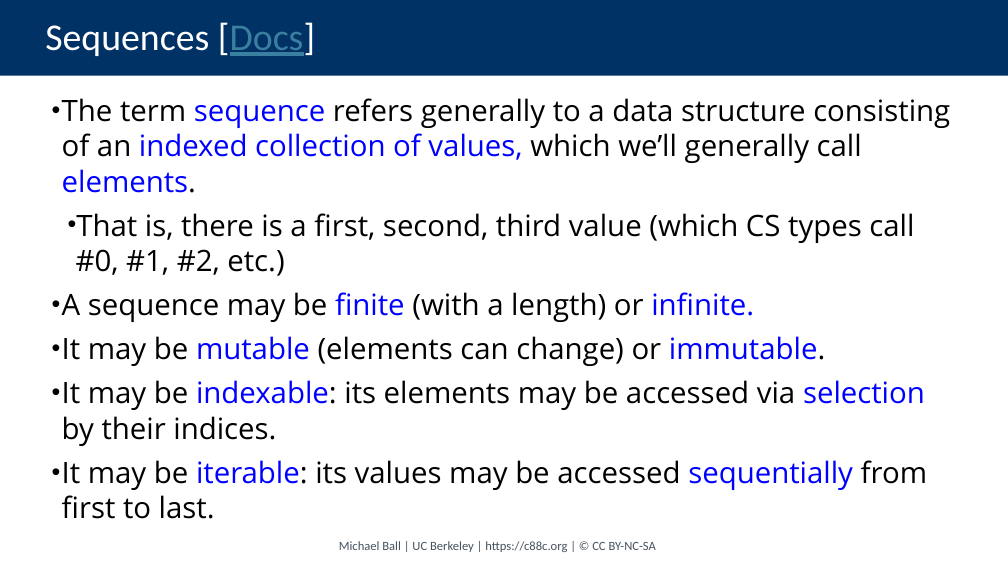
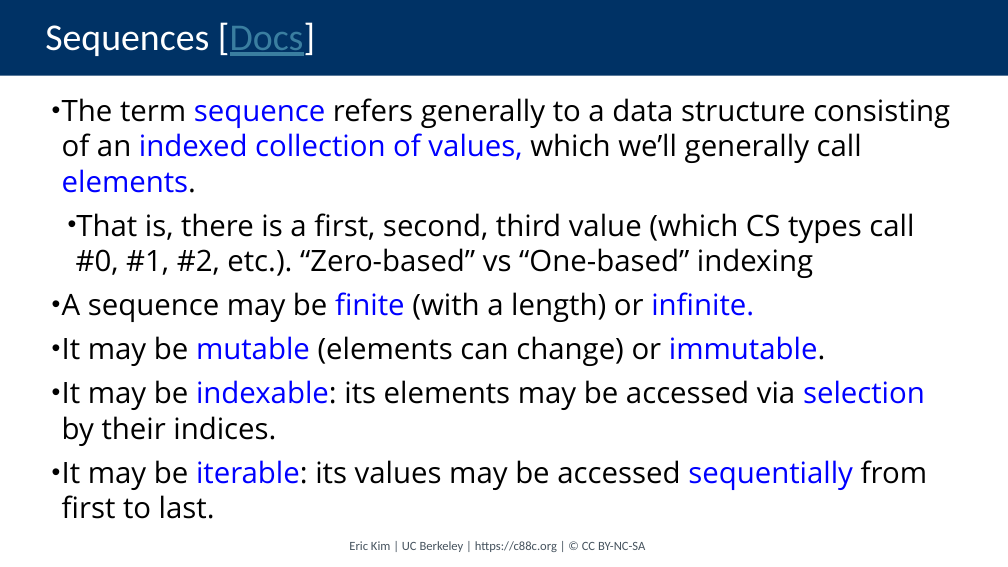
Before and after one commit to cs88-website/su24, a slide deck: slide 22 of assets/slides/su24/04-Sequences.pptx (slide 25 before the commit). Drawn at 1008x567 pixels with LibreOffice and Linux fonts; fonts in the diff are those of the drawing. Boxes give left, top, right and bottom in pixels: in the first picture for what was removed or moved away, otherwise in the second. Text is boxed around its words. In the diff, an @@ line names an element or a change of style, - is before the commit and + after.

```diff
--- a/assets/slides/su24/04-Sequences.pptx
+++ b/assets/slides/su24/04-Sequences.pptx
@@ text at box(76, 213, 914, 278): text changed @@
-  • That is, there is a first, second, third value (which CS types call #0, #1, #2, etc.)
+  • That is, there is a first, second, third value (which CS types call #0, #1, #2, etc.). “Zero-based” vs “One-based” indexing
@@ text at box(349, 541, 645, 552): text changed @@
-Michael Ball | UC Berkeley | https://c88c.org | © CC BY-NC-SA
+Eric Kim | UC Berkeley | https://c88c.org | © CC BY-NC-SA
```
Also in this commit, not shown: 28 other slides changed, 8 slides added, 7 slides removed, 7 other files.
